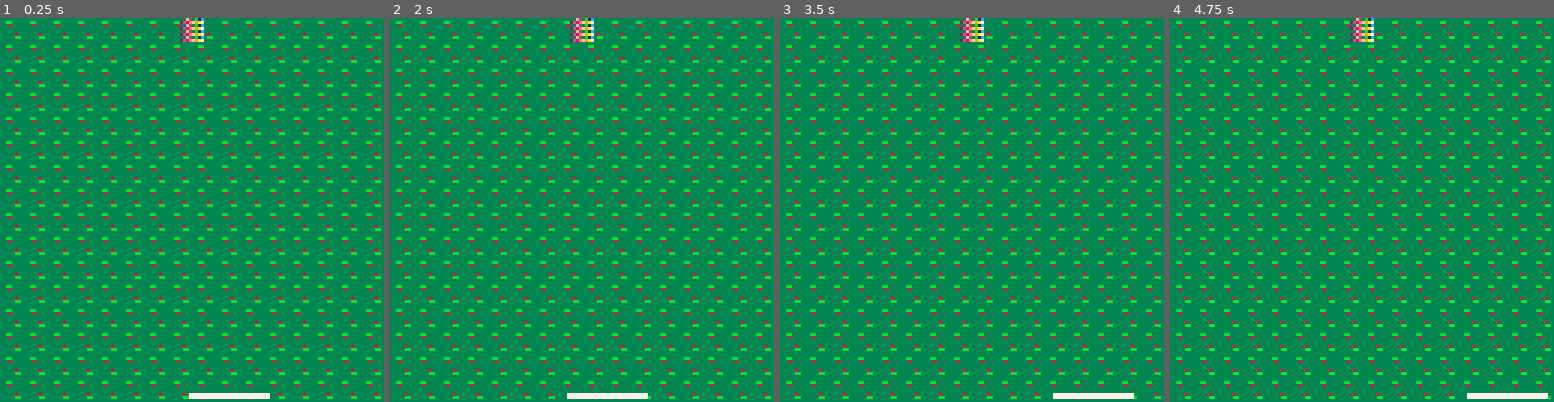
Above: before the commit, frames 1-4 (left to right).
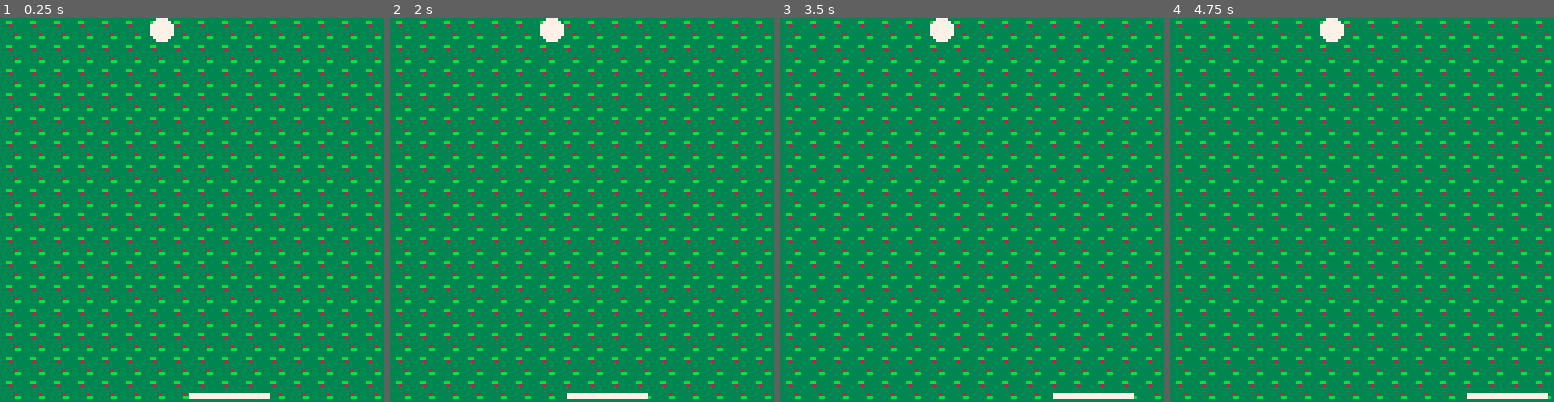
Above: after the commit, the same moments.

Repository: adatechschool/PC-pico8-maraalno
Game: PICO-8 cartridge monjeu.p8
Same seed, same stepped clock (60 frames per second), same inputs: the game is played once before the commit and once after it.
Inputs:
- Up to frame 1 (0.25 s): no input
- Up to frame 2 (2 s): hold Left from 1.97 s (still down)
- Up to frame 3 (3.5 s): release Left at 2.37 s; hold Right from 2.87 s (still down)
- Up to frame 4 (4.75 s): release Right at 3.53 s; hold Right 4.13-4.53 s

The runs differ from the first frame. In frame 1, 0.7% of the frame differs, in the area x 39-54%, y 0-7%; in frame 2, 0.7%; in frame 3, 0.7%; in frame 4, 0.7%.

Commit message:
[Feature_Code_DeplacementsBalle]v2

Diff:
--- a/monjeu.p8
+++ b/monjeu.p8
@@ -3,7 +3,7 @@
 __lua__
 function _init()
 	p = {x=60,	y=95, speed = 4}
-	b = {x=60, y=0}
+	b = {x=50, y=0}
 end
 
 function _update()
@@ -19,29 +19,39 @@
 	cls()
 	map(0,0,0,0)
 	spr(8,p.x,p.y,4,4)
-	spr(7,b.x,b.y)
+	spr(17,b.x,b.y)
 end
 
 
 
 
+-->8
+-- balle
+
+--function move_ball()
+--new_ball = {
+--x =
+--y =
+--speed = 4
+--}
+--add(
 __gfx__
-00000000eeeeeeeecccccccc3333333399999999000000001111111105643b1c0000000000000000000000000000000000000000000000000000000000000000
-00000000e88ee88ecc77cccc33bb3333a99a99a902200220117171712d8ef9a70000000000000000000000000000000000000000000000000000000000000000
+00000000eeeeeeeecccccccc3333333399999999000000001111111100643b000000000000000000000000000000000000000000000000000000000000000000
+00000000e88ee88ecc77cccc33bb3333a99a99a902200220117171710d8ef9a00000000000000000000000000000000000000000000000000000000000000000
 00700700e888888ec77777cc333833339a9a9a99000000001117771105643b1c0000000000000000000000000000000000000000000000000000000000000000
 00077000e888888ec777777c333333339999999a00700700117777712d8ef9a70000000000000000000000000000000000000000000000000000000000000000
 00077000e888888ecc77777c3333333399aaaa99000000001117771105643b1c0000000000000000000000000000000000000000000000000000000000000000
 00700700ee8888eecccc77cc333338339aaaaaa90e0000e0117171712d8ef9a70000000000000000000000000000000000000000000000000000000000000000
-00000000eee88eeecccccccc33333bb39aaaaaa900eeee001111111105643b1c0000000000000000000000000000000000000000000000000000000000000000
-00000000eeeeeeeecccccccc333333339aaaaaa900000000111111112d8ef9a70000000000000000000000000000000000000000000000000000000000000000
-00000000000aa0000000000000000000000000000000000000000000000000000000000000000000000000000000000000000000000000000000000000000000
-00000000000aa0000000000000000000000000000000000000000000000000000000000000000000000000000000000000000000000000000000000000000000
-00000000000aa0000000000000000000000000000000000000000000000000000000000000000000000000000000000000000000000000000000000000000000
-00000000000aa0000000000000000000000000000000000000000000000000000000000000000000000000000000000000000000000000000000000000000000
-00000000000aa0000000000000000000000000000000000000000000000000000000000000000000000000000000000000000000000000000000000000000000
-00000000000aa0000000000000000000000000000000000000000000000000000000000000000000000000000000000000000000000000000000000000000000
-00000000000aa0000000000000000000000000000000000000000000000000000000000000000000000000000000000000000000000000000000000000000000
-00000000000aa0000000000000000000000000000000000000000000000000000000000000000000000000000000000000000000000000000000000000000000
+00000000eee88eeecccccccc33333bb39aaaaaa900eeee001111111105643b100000000000000000000000000000000000000000000000000000000000000000
+00000000eeeeeeeecccccccc333333339aaaaaa90000000011111111008ef9000000000000000000000000000000000000000000000000000000000000000000
+00000000007777000000000000000000000000000000000000000000000000000000000000000000000000000000000000000000000000000000000000000000
+00000000077777700000000000000000000000000000000000000000000000000000000000000000000000000000000000000000000000000000000000000000
+00000000777777770000000000000000000000000000000000000000000000000000000000000000000000000000000000000000000000000000000000000000
+00000000777777770000000000000000000000000000000000000000000000000000000000000000000000000000000000000000000000000000000000000000
+00000000777777770000000000000000000000000000000000000000000000000000000000000000000000000000000000000000000000000000000000000000
+00000000777777770000000000000000000000000000000000000000000000000000000000000000000000000000000000000000000000000000000000000000
+00000000077777700000000000000000000000000000000000000000000000000000000000000000000000000000000000000000000000000000000000000000
+00000000007777000000000000000000000000000000000000000000000000000000000000000000000000000000000000000000000000000000000000000000
 00000000000000000000000000000000000000000000000000000000000000000000000000000000000000000000000000000000000000000000000000000000
 00000000000000000000000000000000000000000000000000000000000000000000000000000000000000000000000000000000000000000000000000000000
 00000000000000000000000000000000000000000000000000000000000000000000000000000000000000000000000000000000000000000000000000000000
